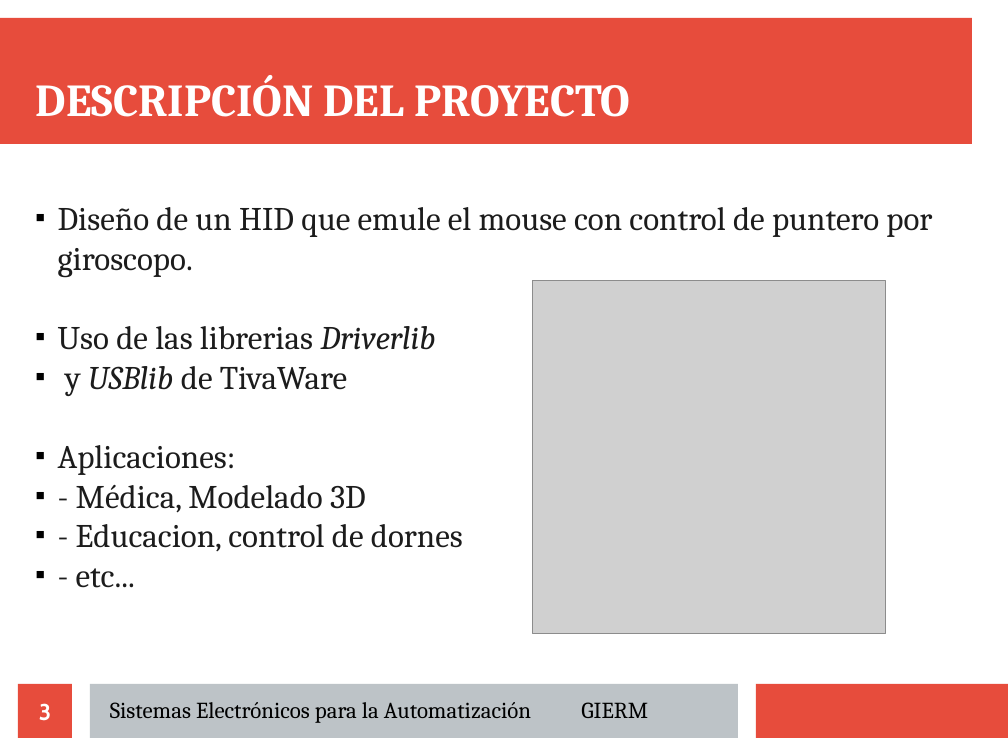
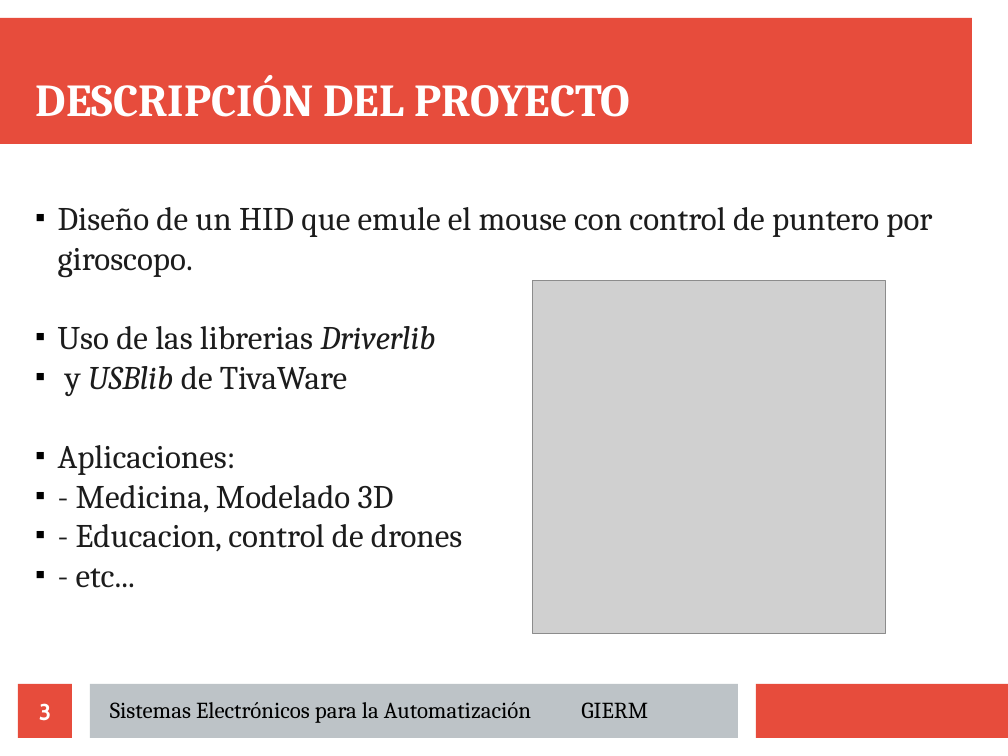
Before and after one commit to Richard-Haes-Ellis/Tiwiimo, a slide deck: slide 3 of docs/presentacion/defensa.odp. Drawn at 1008x756 pixels with LibreOffice and Linux fonts; fonts in the diff are those of the drawing; grey boxes stand for pictures. Boxes give left, top, right and bottom in pixels: in the first picture for what was removed or moved away, otherwise in the second. Text is boxed around its words. In the diff, an @@ line names an element or a change of style, - is before the commit and + after.

```diff
--- a/docs/presentacion/defensa.odp
+++ b/docs/presentacion/defensa.odp
@@ text at box(76, 485, 463, 551): text changed @@
-■ - Médica, Modelado 3D
-■ - Educacion, control de dornes
+■ - Medicina, Modelado 3D
+■ - Educacion, control de drones
```
Also in this commit, not shown: 4 other slides changed, 1 slide added, 1 slide removed, 5 other files.
